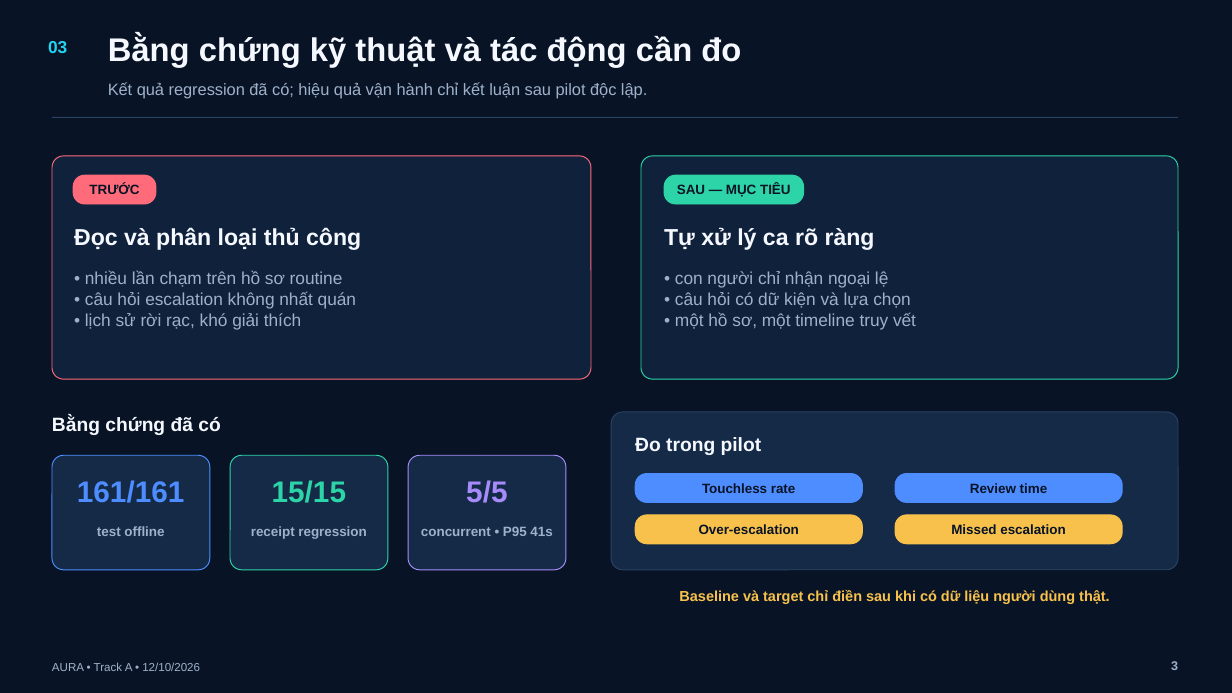
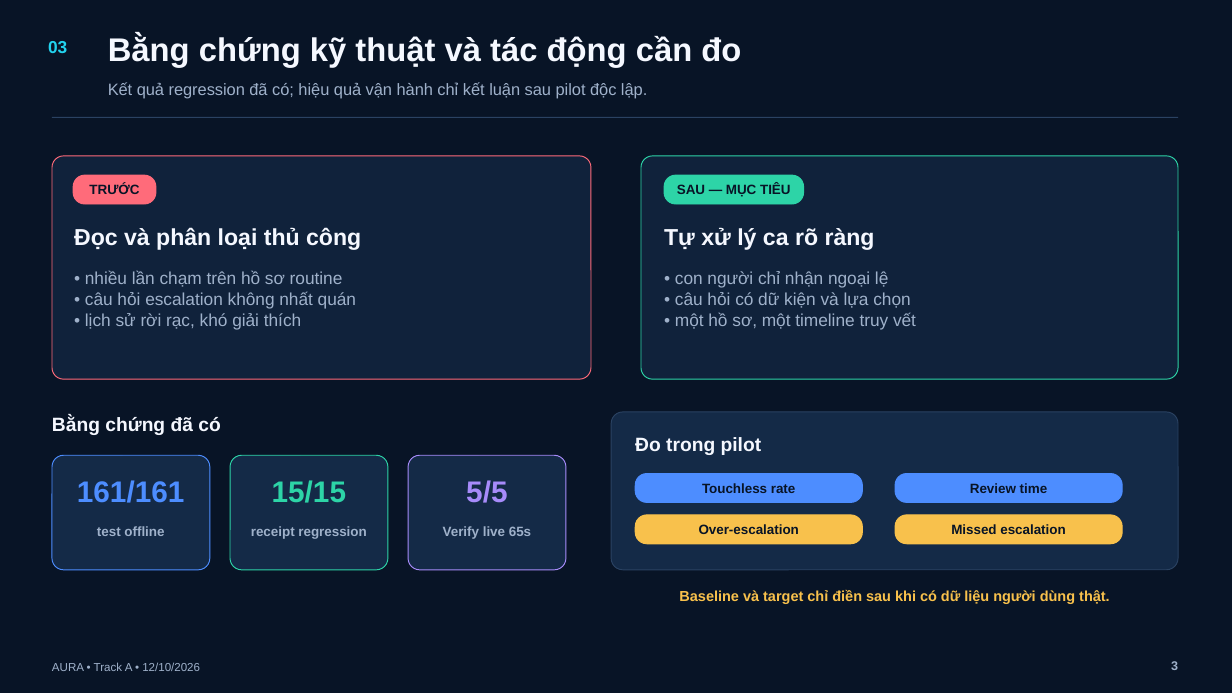
Before and after one commit to BondPhuPhamzZ/AURA, a slide deck: slide 3 of AURA/submission/AURA_5_SLIDES.pptx. Drawn at 1232x693 pixels with LibreOffice and Linux fonts; fonts in the diff are those of the drawing. Boxes give left, top, right and bottom in pixels: in the first picture for what was removed or moved away, otherwise in the second. Text is boxed around its words. In the diff, an @@ line names an element or a change of style, - is before the commit and + after.

Commit message:
docs: record live Qwen3.8 Verify gate and refresh submission

```diff
--- a/AURA/submission/AURA_5_SLIDES.pptx
+++ b/AURA/submission/AURA_5_SLIDES.pptx
@@ text at <box>443,526,531,539</box>: text changed @@
-concurrent • P95 41s
+Verify live 65s
```
Also in this commit, not shown: 1 other slide changed, 16 other files.
